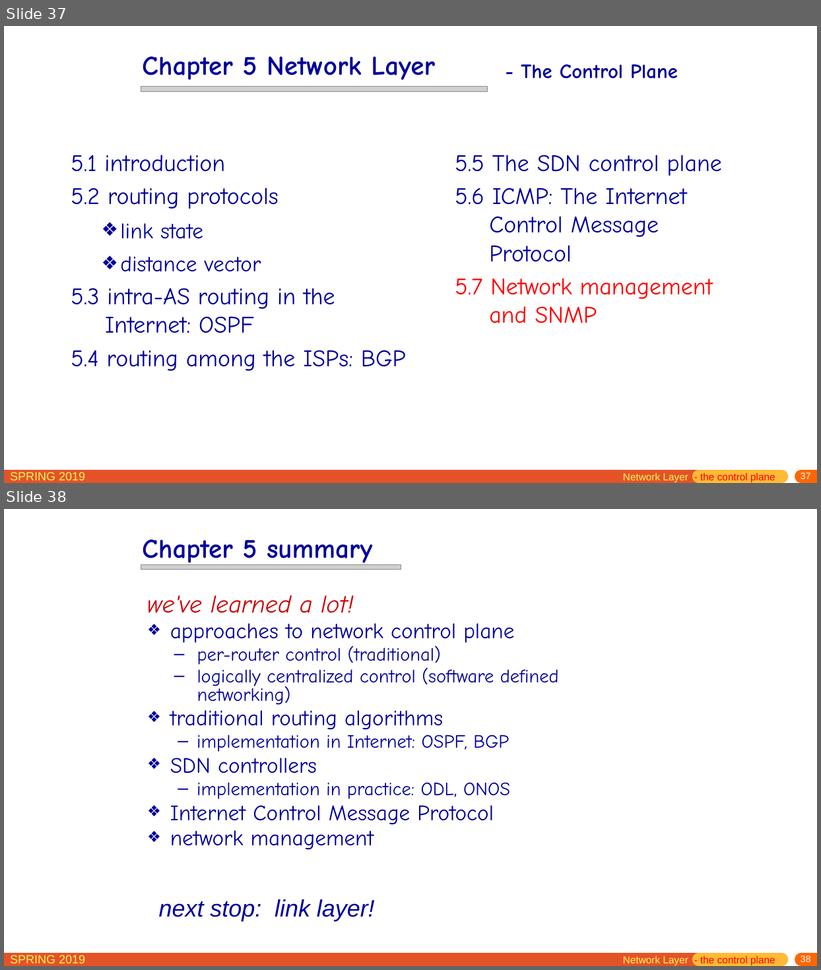
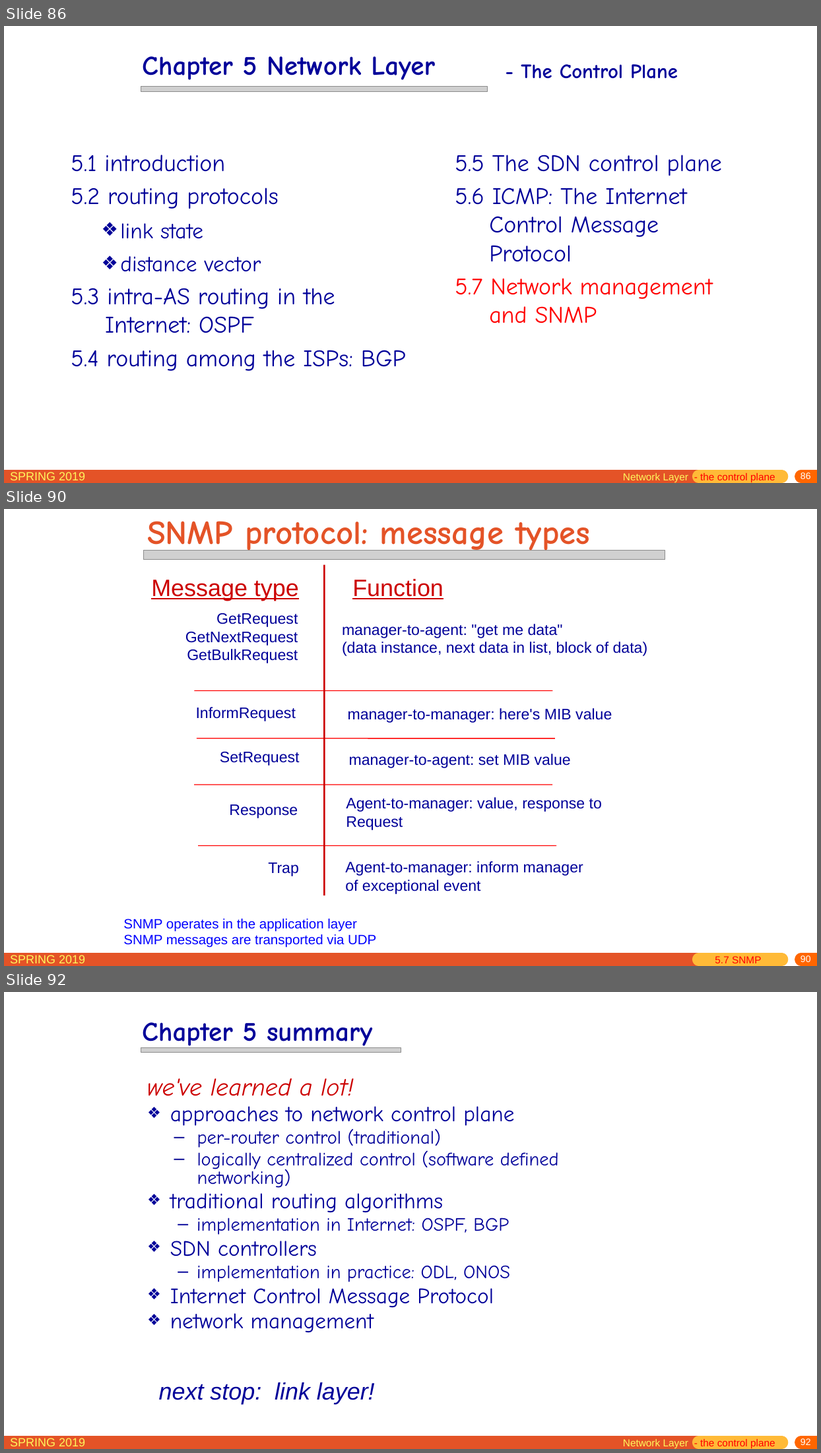
Before and after one commit to jichenghu/PPT_networkDistributed, a slide deck: chapter5.pptx. Shown one above the other, each under a label of ours: slides 37 and 38 before the commit, slides 86, 90 and 92 after it; the slides between them are not shown. The pictures are 821x970 and 821x1453 pixels, drawn with LibreOffice and Linux fonts; fonts in the diff are those of the drawing; grey boxes stand for pictures. Boxes give left, top, right and bottom in pixels: in the first picture for what was removed or moved away, otherwise in the second. Text is boxed around its words. In the diff, an @@ line names an element or a change of style, - is before the commit and + after.

```diff
--- a/chapter5.pptx
+++ b/chapter5.pptx
@@ slide 90 added at [4,509,817,966], background #FFFFFF; not listed: 5 template elements that a slide beside it also shows @@
@@ title added at [147,521,590,555], 39.6 pt, text #E45327, bold @@
+SNMP protocol: message types
@@ picture added at [144,550,665,560] @@
@@ line added from (324, 565) to (324, 896), #CC0000 2 pt @@
@@ text added at [151,580,299,601], 28 pt, text #CC0000, underline @@
+Message type
@@ text added at [352,579,444,599], 28 pt, text #CC0000, underline @@
+Function
@@ text added at [186,613,298,663], 18 pt, text #000099 @@
+GetRequest
+GetNextRequest
+GetBulkRequest
@@ text added at [342,624,648,656], 18 pt, text #000099 @@
+manager-to-agent: "get me data"
+(data instance, next data in list, block of data)
@@ line added from (194, 691) to (553, 691), #FF0000 1 pt @@
@@ text added at [196,707,296,722], 18 pt, text #000099 @@
+InformRequest
@@ text added at [348,708,612,723], 18 pt, text #000099 @@
+manager-to-manager: here's MIB value
@@ line added from (197, 739) to (555, 739), #FF0000 1 pt @@
@@ text added at [220,752,300,766], 18 pt, text #000099 @@
+SetRequest
@@ text added at [349,754,571,768], 18 pt, text #000099 @@
+manager-to-agent: set MIB value
@@ line added from (194, 785) to (552, 785), #FF0000 1 pt @@
@@ text added at [229,805,298,819], 18 pt, text #000099 @@
+Response
@@ text added at [346,797,602,830], 18 pt, text #000099 @@
+Agent-to-manager: value, response to
+Request
@@ line added from (198, 846) to (556, 846), #FF0000 1 pt @@
@@ text added at [268,863,299,877], 18 pt, text #000099 @@
+Trap
@@ text added at [345,861,583,894], 18 pt, text #000099 @@
+Agent-to-manager: inform manager
+of exceptional event
@@ text added at [123,919,376,948], 16 pt, text #0000FF @@
+SNMP operates in the application layer
+SNMP messages are transported via UDP
@@ text added at [715,956,761,964], 12 pt, text #FF0000 @@
+5.7 SNMP
@@ what was slide 37 is now slide 86 @@
@@ page number at [801,473,811,479]: text changed @@
-37
+86
@@ what was slide 38 is now slide 92 @@
@@ page number at [801,1439,811,1445]: text changed @@
-38
+92
```
Also in this commit, not shown: 6 slides changed, 54 other slides added, 1 other file.
